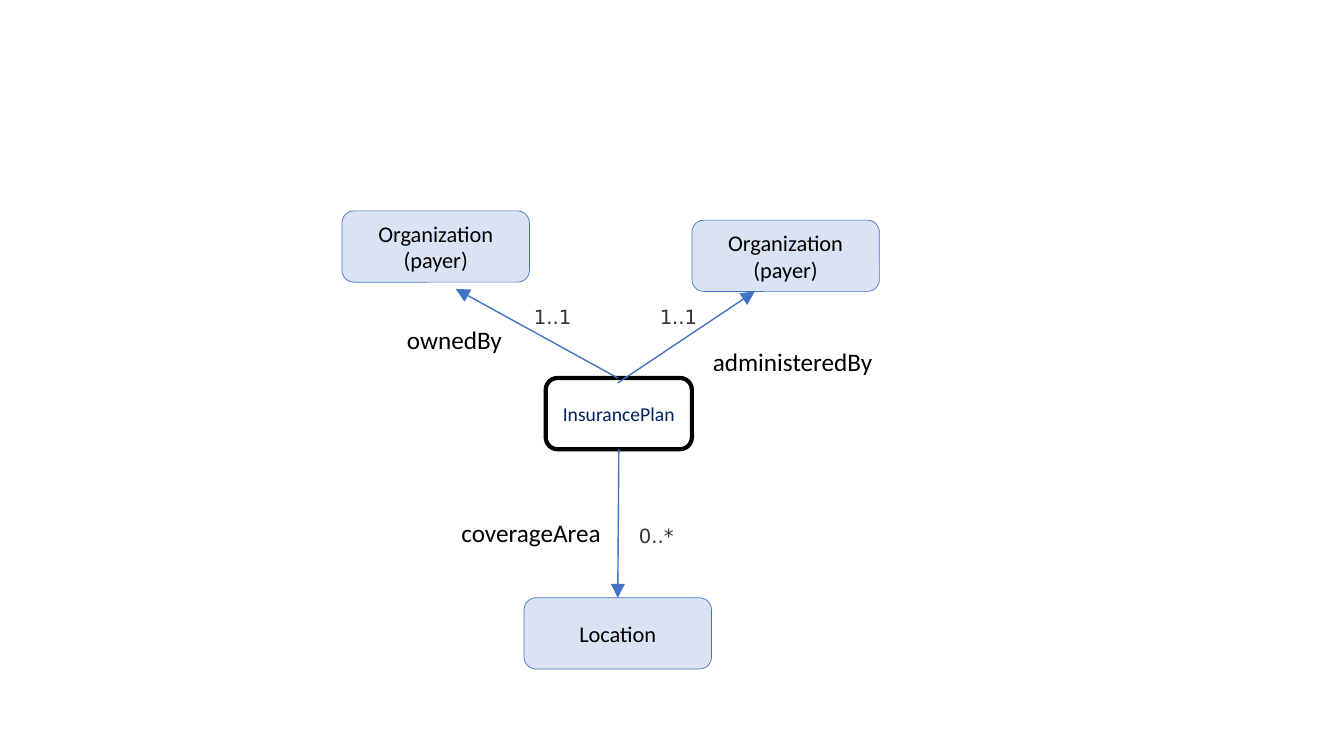
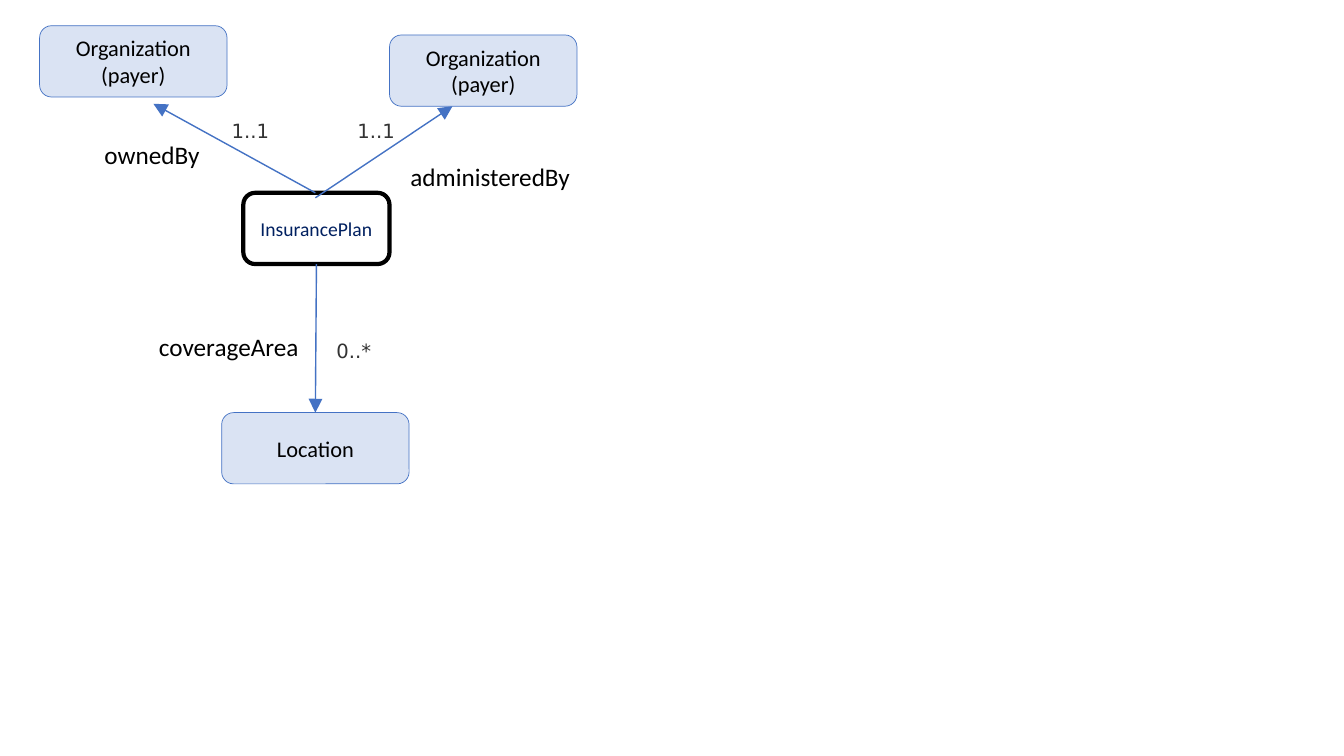
Before and after one commit to HL7/davinci-pdex-plan-net, a slide deck: slide 2 of pages/Figures.pptx. Drawn at 1344x756 pixels with LibreOffice and Linux fonts; fonts in the diff are those of the drawing. Boxes give left, top, right and bottom in pixels: in the first picture for what was removed or moved away, otherwise in the second. Text is boxed around its words. In the diff, an @@ line names an element or a change of style, - is before the commit and + after.

```diff
--- a/pages/Figures.pptx
+++ b/pages/Figures.pptx
@@ 2 rounded rectangles, 2 texts, 1 arrow: place and size @@
-2 rounded rectangles, 2 texts, 1 arrow at (342,211,879,547)
+2 rounded rectangles, 2 texts, 1 arrow at (39,26,577,361)
@@ 4 texts, 2 rounded rectangles, 2 arrows: place and size @@
-4 texts, 2 rounded rectangles, 2 arrows at (407,291,755,669)
+4 texts, 2 rounded rectangles, 2 arrows at (104,106,453,484)
```
Also in this commit, not shown: 5 other slides changed, 1 slide removed, 20 other files.
